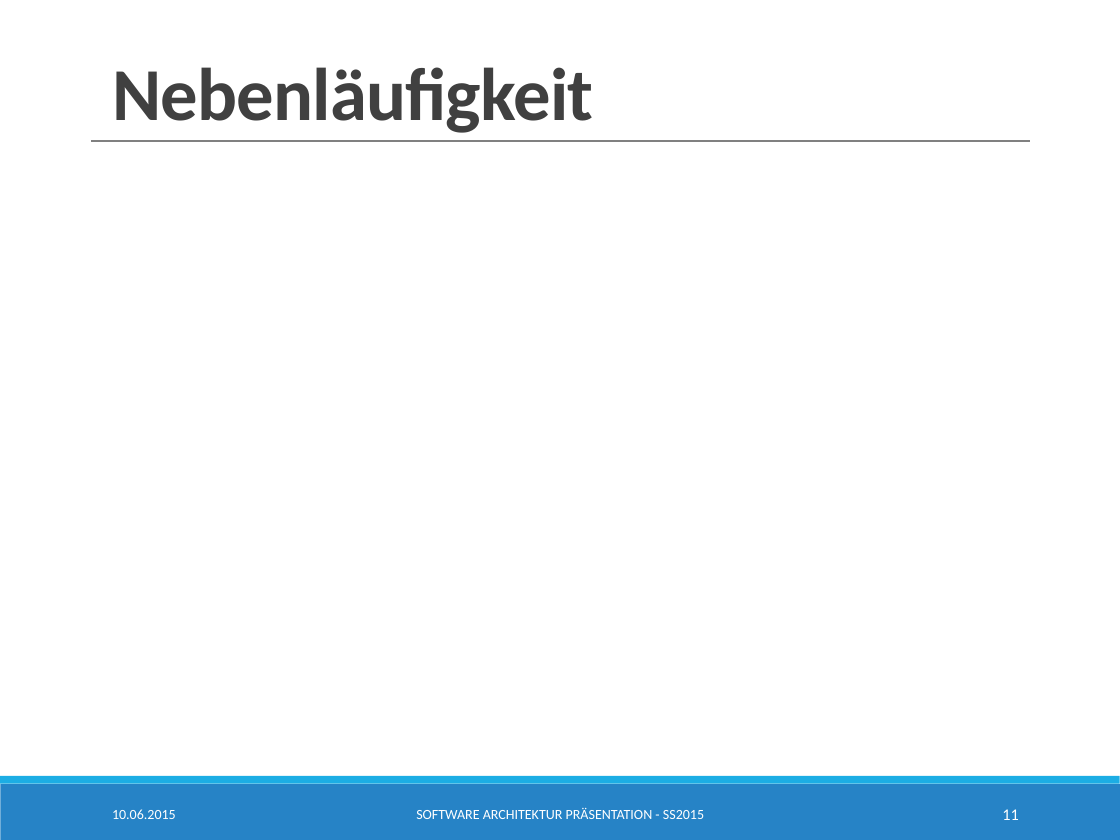
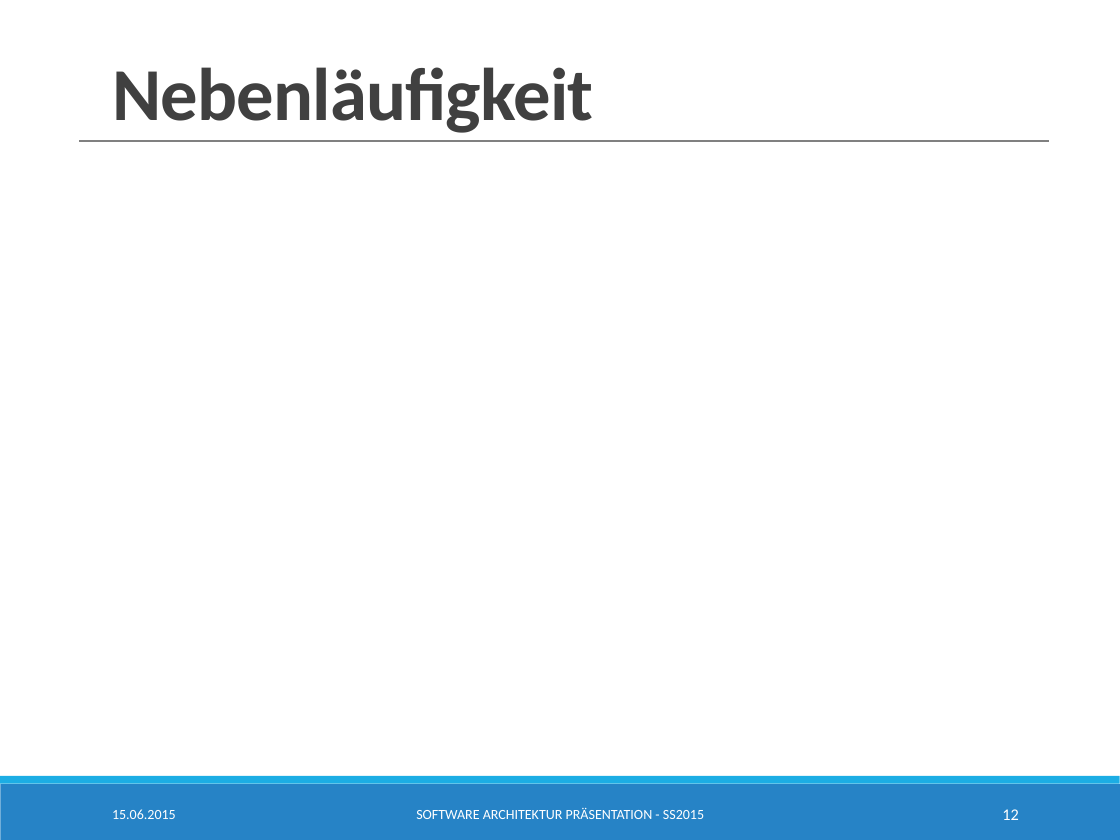
Before and after one commit to SimonBraun/de.htwg.se.mastermind, a slide deck: slide 12 of de.htwg.se.mastermind/Presentation.pptx (slide 11 before the commit). Drawn at 1120x840 pixels with LibreOffice and Linux fonts; fonts in the diff are those of the drawing. Boxes give left, top, right and bottom in pixels: in the first picture for what was removed or moved away, otherwise in the second. Text is boxed around its words. In the diff, an @@ line names an element or a change of style, - is before the commit and + after.

```diff
--- a/de.htwg.se.mastermind/Presentation.pptx
+++ b/de.htwg.se.mastermind/Presentation.pptx
@@ line moved from (91, 141) - (1030, 141) to (80, 141) - (1048, 141) @@
@@ text at <box>112,809,176,819</box>: text changed @@
-10.06.2015
+15.06.2015
@@ page number at <box>1002,809,1018,820</box>: text changed @@
-11
+12
```
Also in this commit, not shown: 10 other slides changed, 1 slide added, 10 other files.
